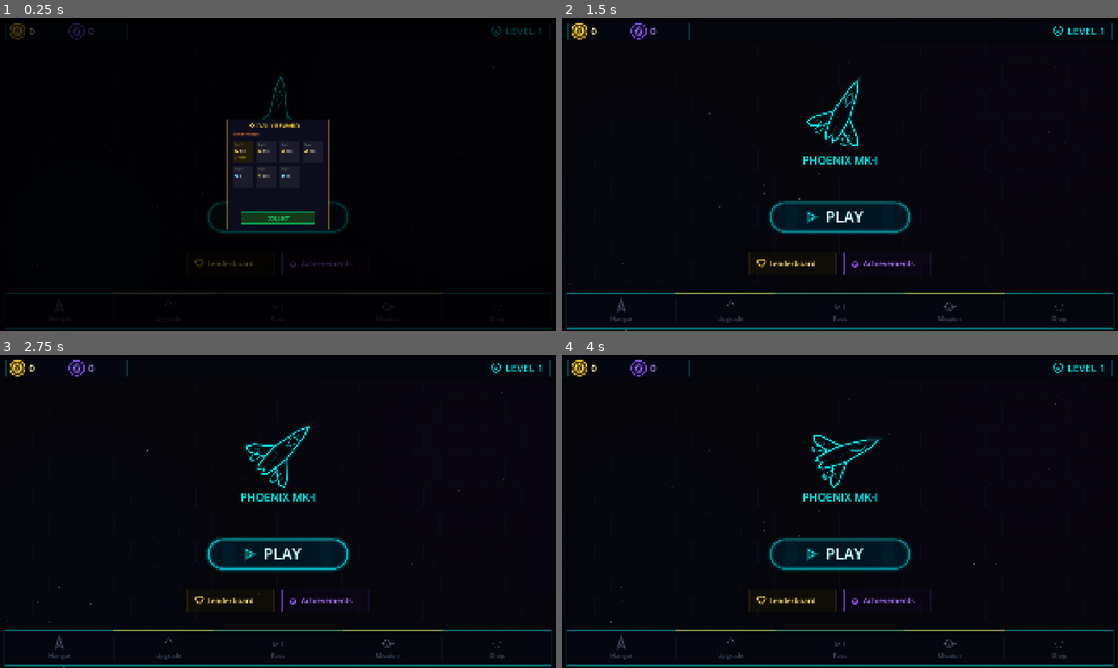
Above: before the commit, frames 1-4 (two rows, left to right).
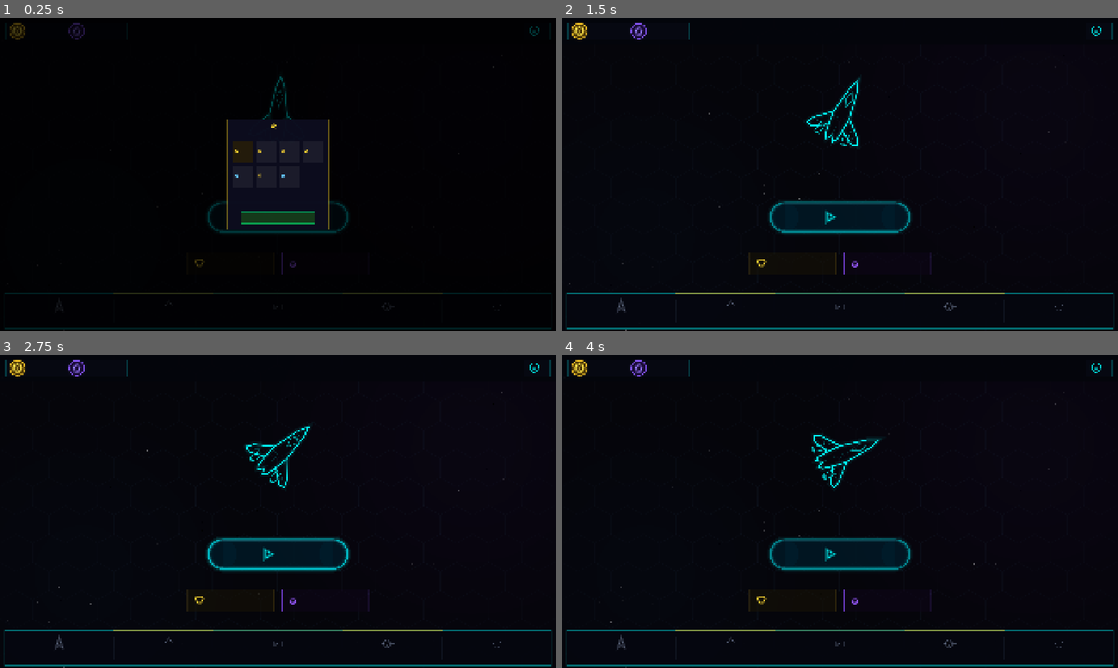
Above: after the commit, the same moments.

Repository: fognil/asteroids
Game: Godot game, scene res://scenes/menu/main_menu.tscn
Two runs of this game, one before a commit and one after it. Both use one fixed random seed, a clock stepped at 60 frames per second and the inputs below.
Inputs (mouse positions are in pixels of both pictures, inside the frame that each line leads up to):
- Up to frame 1 (0.25 s): no input
- Up to frame 2 (1.5 s): tap Enter at 0.5 s; move the mouse to (962, 158) at 0.52 s; hold D (rotate_right) 0.53-1.25 s; hold Space (fire) 0.53-1.25 s; click (962, 158) at 0.67 s; drag from (728, 190) to (812, 237) at 1.27 s
- Up to frame 3 (2.75 s): move the mouse to (333, 442) at 2.02 s; hold D (rotate_right) from 2.03 s (still down); hold Space (fire) from 2.03 s (still down)
- Up to frame 4 (4 s): release D (rotate_right) at 2.75 s; release Space (fire) at 2.75 s; drag from (812, 574) to (673, 464) at 2.77 s; move the mouse to (1006, 558) at 3.52 s; hold A (rotate_left) from 3.53 s (still down); hold Space (fire) from 3.53 s (still down); tap B (bomb) at 3.6 s

The runs differ from the first frame. In frame 1, 0.6% of the frame differs, in the area x 5-98%, y 2-80%; in frame 2, 1.0%, in the area x 5-98%, y 2-98%; in frame 3, 1.0%; in frame 4, 1.0%.

Commit message:
feat: Orbitron sci-fi font for all UI - neon theme

Diff:
--- /dev/null
+++ b/assets/fonts/neon_theme.tres
@@ -0,0 +1,8 @@
+[gd_resource type="Theme" load_steps=3 format=3]
+
+[ext_resource type="FontFile" path="res://assets/fonts/Orbitron-Bold.ttf" id="1"]
+[ext_resource type="FontFile" path="res://assets/fonts/Orbitron-Regular.ttf" id="2"]
+
+[resource]
+default_font = ExtResource("1")
+default_font_size = 24
--- a/project.godot
+++ b/project.godot
@@ -14,6 +14,10 @@
 run/main_scene="res://scenes/menu/main_menu.tscn"
 config/features=PackedStringArray("4.6", "Mobile")
 config/icon="res://icon.svg"
+
+[gui]
+
+theme/custom="res://assets/fonts/neon_theme.tres"
 
 [autoload]
 
--- a/scenes/bosses/black_hole_king.gd
+++ b/scenes/bosses/black_hole_king.gd
@@ -214,5 +214,5 @@
 	var bar_w := boss_size * 0.6
 	draw_rect(Rect2(-bar_w / 2, -boss_size * 0.35 - 20, bar_w, 5), Color(0.2, 0.2, 0.2, 0.5))
 	draw_rect(Rect2(-bar_w / 2, -boss_size * 0.35 - 20, bar_w * hp_ratio, 5), Color(dc, 0.8))
-	var font := ThemeDB.fallback_font
+	var font := ScreenWrap.neon_font
 	draw_string(font, Vector2(-50, -boss_size * 0.35 - 25), "BLACK HOLE KING", HORIZONTAL_ALIGNMENT_CENTER, -1, 10, Color(dc, 0.6))
--- a/scenes/bosses/comet_worm.gd
+++ b/scenes/bosses/comet_worm.gd
@@ -212,5 +212,5 @@
 	var bar_w := head_size * 2
 	draw_rect(Rect2(-bar_w / 2, -head_size - 20, bar_w, 5), Color(0.2, 0.2, 0.2, 0.5))
 	draw_rect(Rect2(-bar_w / 2, -head_size - 20, bar_w * hp_ratio, 5), Color(hc, 0.8))
-	var font := ThemeDB.fallback_font
+	var font := ScreenWrap.neon_font
 	draw_string(font, Vector2(-35, -head_size - 25), "COMET WORM", HORIZONTAL_ALIGNMENT_CENTER, -1, 10, Color(hc, 0.6))
--- a/scenes/bosses/nebula_queen.gd
+++ b/scenes/bosses/nebula_queen.gd
@@ -250,5 +250,5 @@
 	draw_rect(Rect2(bar_pos, Vector2(bar_w, 5)), Color(0.2, 0.2, 0.2, 0.5))
 	draw_rect(Rect2(bar_pos, Vector2(bar_w * hp_ratio, 5)), Color(draw_color, 0.8))
 
-	var font := ThemeDB.fallback_font
+	var font := ScreenWrap.neon_font
 	draw_string(font, Vector2(-40, -boss_size * 0.5 - 25), "NEBULA QUEEN", HORIZONTAL_ALIGNMENT_CENTER, -1, 10, Color(draw_color, 0.6))
--- a/scenes/bosses/rock_titan.gd
+++ b/scenes/bosses/rock_titan.gd
@@ -293,5 +293,5 @@
 	draw_rect(Rect2(bar_pos, Vector2(bar_w * hp_ratio, bar_h)), Color(draw_color, 0.8))
 
 	# Boss name
-	var font := ThemeDB.fallback_font
+	var font := ScreenWrap.neon_font
 	draw_string(font, Vector2(-30, -boss_size * 0.55 - 22), "ROCK TITAN", HORIZONTAL_ALIGNMENT_CENTER, -1, 10, Color(draw_color, 0.6))
--- a/scenes/bosses/void_sentinel.gd
+++ b/scenes/bosses/void_sentinel.gd
@@ -211,5 +211,5 @@
 	var bar_w := boss_size * 0.8
 	draw_rect(Rect2(-bar_w / 2, -boss_size * 0.45 - 20, bar_w, 5), Color(0.2, 0.2, 0.2, 0.5))
 	draw_rect(Rect2(-bar_w / 2, -boss_size * 0.45 - 20, bar_w * hp_ratio, 5), Color(dc, 0.8))
-	var font := ThemeDB.fallback_font
+	var font := ScreenWrap.neon_font
 	draw_string(font, Vector2(-40, -boss_size * 0.45 - 25), "VOID SENTINEL", HORIZONTAL_ALIGNMENT_CENTER, -1, 10, Color(dc, 0.6))
--- a/scenes/game/pause_screen.gd
+++ b/scenes/game/pause_screen.gd
@@ -74,7 +74,7 @@
 		return
 
 	var vp := get_viewport_rect().size
-	var font := ThemeDB.fallback_font
+	var font := ScreenWrap.neon_font
 
 	# Dim overlay
 	draw_rect(Rect2(0, 0, vp.x, vp.y), Color(0, 0, 0, 0.75))
--- a/scenes/menu/achievements_screen.gd
+++ b/scenes/menu/achievements_screen.gd
@@ -73,7 +73,7 @@
 		return
 
 	var vp := get_viewport_rect().size
-	var font := ThemeDB.fallback_font
+	var font := ScreenWrap.neon_font
 	var claimed: Array = GameData.settings.get("achievements_claimed", [])
 
 	# Header + count
--- a/scenes/menu/battle_pass_screen.gd
+++ b/scenes/menu/battle_pass_screen.gd
@@ -116,7 +116,7 @@
 		return
 
 	var vp := get_viewport_rect().size
-	var font := ThemeDB.fallback_font
+	var font := ScreenWrap.neon_font
 	var current_tier: int = GameData.settings.get("bp_tier", 0)
 	var current_xp: int = GameData.settings.get("bp_xp", 0)
 	var has_premium: bool = GameData.settings.get("bp_premium", false)
--- a/scenes/menu/daily_reward.gd
+++ b/scenes/menu/daily_reward.gd
@@ -107,7 +107,7 @@
 		return
 
 	var vp := get_viewport_rect().size
-	var font := ThemeDB.fallback_font
+	var font := ScreenWrap.neon_font
 
 	# Dim
 	draw_rect(Rect2(0, 0, vp.x, vp.y), Color(0, 0, 0, 0.7))
--- a/scenes/menu/leaderboard_screen.gd
+++ b/scenes/menu/leaderboard_screen.gd
@@ -38,7 +38,7 @@
 		return
 
 	var vp := get_viewport_rect().size
-	var font := ThemeDB.fallback_font
+	var font := ScreenWrap.neon_font
 
 	# Header
 	NeonIcons.draw_trophy(self, Vector2(48, 78), 8.0, Color(1, 0.85, 0.2))
--- a/scenes/menu/main_menu.gd
+++ b/scenes/menu/main_menu.gd
@@ -194,7 +194,7 @@
 func _draw() -> void:
 	var vp := get_viewport_rect().size
 	var time := Time.get_ticks_msec() / 1000.0
-	var font := ThemeDB.fallback_font
+	var font := ScreenWrap.neon_font
 
 	# Background
 	draw_rect(Rect2(0, 0, vp.x, vp.y), Color(0.02, 0.02, 0.04))
--- a/scenes/menu/missions_screen.gd
+++ b/scenes/menu/missions_screen.gd
@@ -165,7 +165,7 @@
 		return
 
 	var vp := get_viewport_rect().size
-	var font := ThemeDB.fallback_font
+	var font := ScreenWrap.neon_font
 	var x: float = 40.0
 	var card_w := vp.x - 80
 	var card_h: float = 50.0
--- a/scenes/menu/settings_screen.gd
+++ b/scenes/menu/settings_screen.gd
@@ -75,7 +75,7 @@
 
 	var vp := get_viewport_rect().size
 	var sc := vp.y / 1080.0
-	var font := ThemeDB.fallback_font
+	var font := ScreenWrap.neon_font
 
 	# Dim overlay
 	draw_rect(Rect2(0, 0, vp.x, vp.y), Color(0, 0, 0, 0.7))
--- a/scenes/menu/shop_screen.gd
+++ b/scenes/menu/shop_screen.gd
@@ -56,7 +56,7 @@
 		return
 
 	var vp := get_viewport_rect().size
-	var font := ThemeDB.fallback_font
+	var font := ScreenWrap.neon_font
 
 	# Sub-tabs
 	var tab_names := ["Coins", "Gems", "Offers"]
--- a/scenes/ui/components/bomb_button.gd
+++ b/scenes/ui/components/bomb_button.gd
@@ -40,7 +40,7 @@
 	draw_circle(Vector2.ZERO, button_radius, color)
 	draw_arc(Vector2.ZERO, button_radius, 0, TAU, 32, Color(1, 0.6, 0, 0.3), 3.0 * sc, true)
 
-	var font := ThemeDB.fallback_font
+	var font := ScreenWrap.neon_font
 	var fs := int(18 * sc)
 	var text := "BOMB x%d" % GameData.bombs
 	var text_size := font.get_string_size(text, HORIZONTAL_ALIGNMENT_CENTER, -1, fs)
--- a/scenes/ui/components/fire_button.gd
+++ b/scenes/ui/components/fire_button.gd
@@ -38,7 +38,7 @@
 	draw_arc(Vector2.ZERO, button_radius, 0, TAU, 32, Color(1, 1, 1, 0.3), 2.0 * sc, true)
 
 	# "FIRE" text
-	var font := ThemeDB.fallback_font
+	var font := ScreenWrap.neon_font
 	var fs := int(18 * sc)
 	var text_size := font.get_string_size("FIRE", HORIZONTAL_ALIGNMENT_CENTER, -1, fs)
 	draw_string(font, Vector2(-text_size.x / 2, fs * 0.35), "FIRE", HORIZONTAL_ALIGNMENT_CENTER, -1, fs, Color(1, 1, 1, 0.8))
--- a/scenes/ui/hud_draw.gd
+++ b/scenes/ui/hud_draw.gd
@@ -49,13 +49,13 @@
 
 	# Overheat warning
 	if heat_ratio > 0.9:
-		var font := ThemeDB.fallback_font
+		var font := ScreenWrap.neon_font
 		var fs := int(20 * sc)
 		draw_string(font, Vector2(bar_x + bar_w / 2 - 50 * sc, bar_y - 8 * sc), "OVERHEAT!", HORIZONTAL_ALIGNMENT_CENTER, -1, fs, Color(1, 0.3, 0.3, 0.9))
 
 func _draw_active_powerups(vp: Vector2) -> void:
 	var sc := ScreenWrap.get_ui_scale()
-	var font := ThemeDB.fallback_font
+	var font := ScreenWrap.neon_font
 	var x_start := 30.0 * sc
 	var y_pos := vp.y - 110.0 * sc
 	var icon_spacing := 90.0 * sc
@@ -92,7 +92,7 @@
 
 func _draw_game_over(vp: Vector2) -> void:
 	var sc := ScreenWrap.get_ui_scale()
-	var font := ThemeDB.fallback_font
+	var font := ScreenWrap.neon_font
 
 	# Semi-transparent overlay
 	draw_rect(Rect2(0, 0, vp.x, vp.y), Color(0, 0, 0, 0.4))
@@ -155,7 +155,7 @@
 	if not "hp" in boss or not "max_hp" in boss:
 		return
 
-	var font := ThemeDB.fallback_font
+	var font := ScreenWrap.neon_font
 	var hp_val: int = boss.hp
 	var max_hp_val: int = boss.max_hp
 	var ratio := clampf(float(hp_val) / float(max_hp_val), 0.0, 1.0)
--- a/scenes/ui/tutorial_overlay.gd
+++ b/scenes/ui/tutorial_overlay.gd
@@ -67,7 +67,7 @@
 		return
 
 	var vp := get_viewport_rect().size
-	var font := ThemeDB.fallback_font
+	var font := ScreenWrap.neon_font
 	var current: Dictionary = STEPS[step]
 	var text: String = current["text"]
 	var highlight: String = current["highlight"]
--- a/scripts/utils/screen_wrap.gd
+++ b/scripts/utils/screen_wrap.gd
@@ -1,5 +1,8 @@
 class_name ScreenWrap
 ## Utility for wrapping objects around the viewport edges.
+
+## Preloaded sci-fi font for custom draw calls
+static var neon_font: Font = preload("res://assets/fonts/Orbitron-Bold.ttf")
 
 static func wrap_position(pos: Vector2, margin: float = 0.0) -> Vector2:
 	var vp_size := _get_viewport_size()
Binary file added: assets/fonts/Orbitron-Bold.ttf
Binary file added: assets/fonts/Orbitron-Regular.ttf
